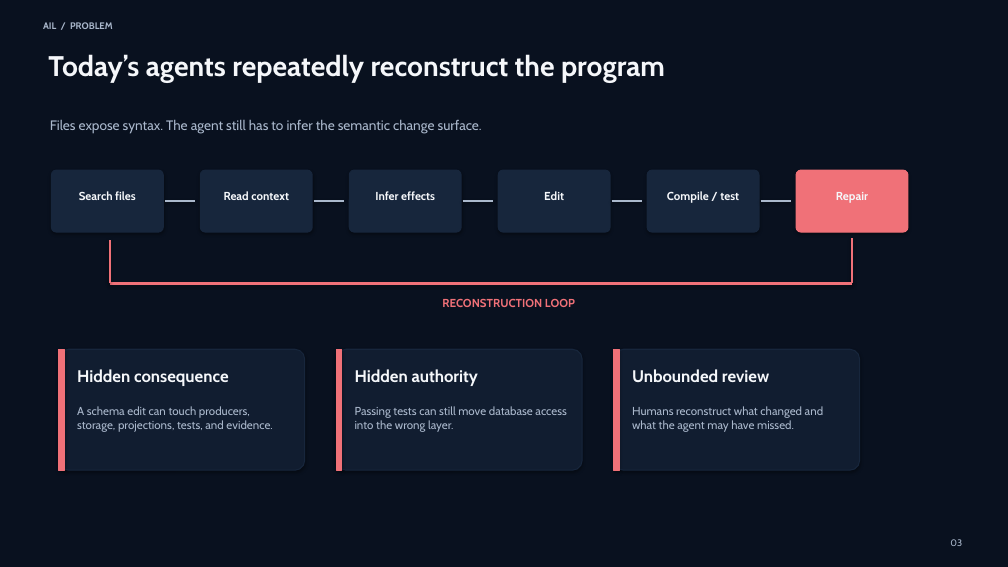
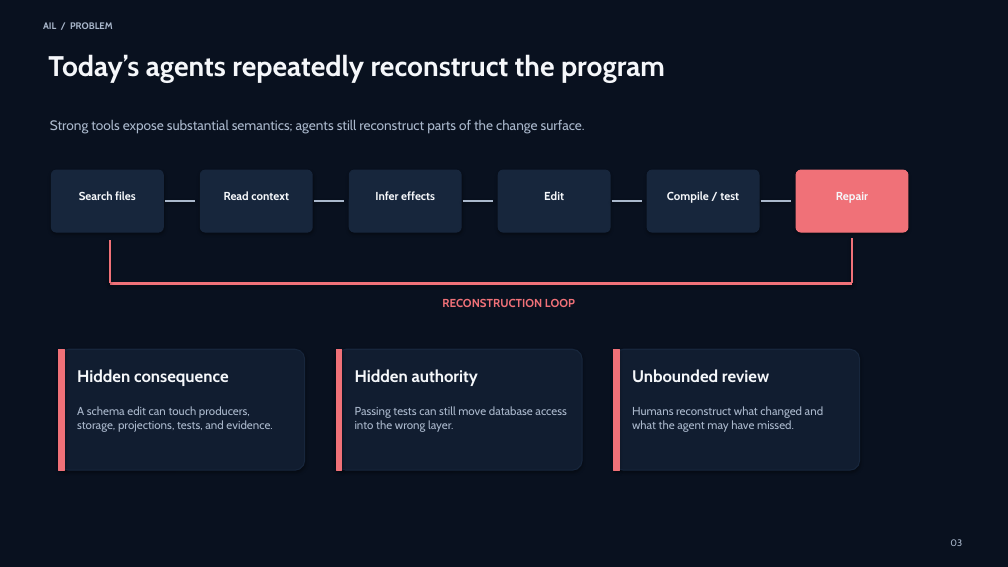
Before and after one commit to a-barwick/ail, a slide deck: slide 3 of docs/investor-deck.pptx. Drawn at 1008x567 pixels with LibreOffice and Linux fonts; fonts in the diff are those of the drawing. Boxes give left, top, right and bottom in pixels: in the first picture for what was removed or moved away, otherwise in the second. Text is boxed around its words. In the diff, an @@ line names an element or a change of style, - is before the commit and + after.

Commit message:
Align project guidance with agent-efficiency thesis
Amp-Thread-ID: https://ampcode.com/threads/T-019fd556-5142-753c-ae51-a2c3196c3b6d

```diff
--- a/docs/investor-deck.pptx
+++ b/docs/investor-deck.pptx
@@ text at [50,119,585,134]: text changed @@
-Files expose syntax. The agent still has to infer the semantic change surface.
+Strong tools expose substantial semantics; agents still reconstruct parts of the change surface.
```
Also in this commit, not shown: 4 other slides changed, 15 other files.
